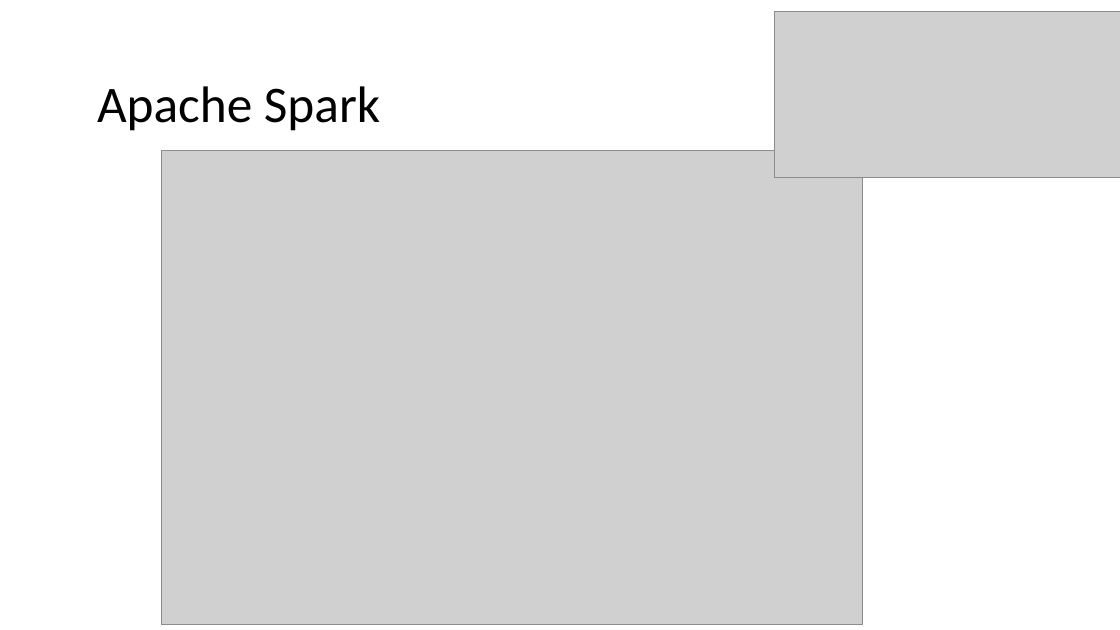
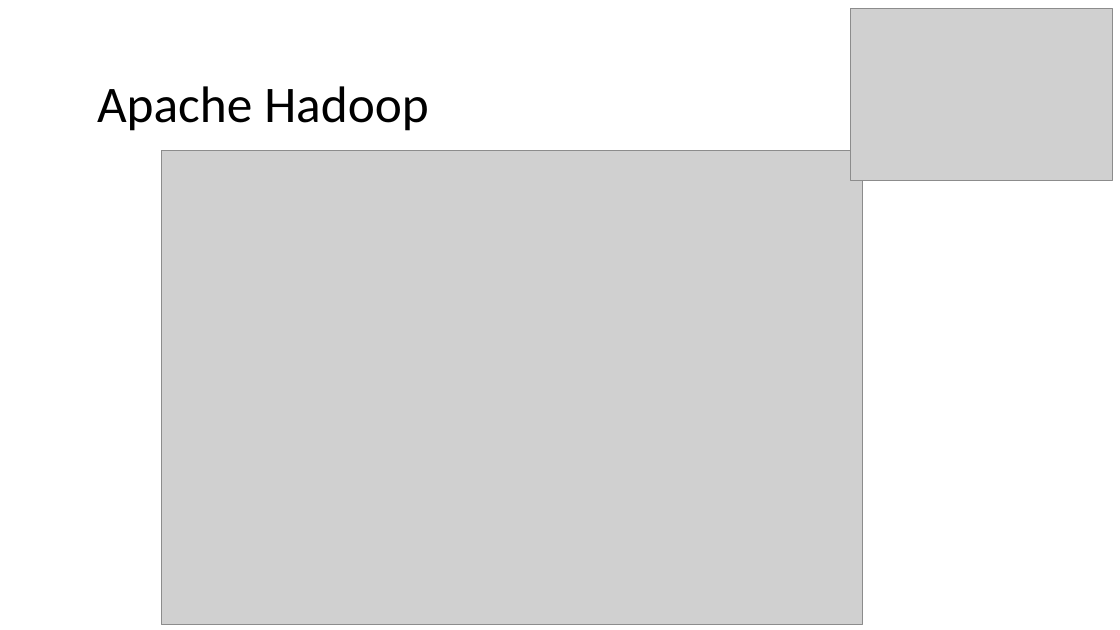
Before and after one commit to motazsaad/Exploratory-Analysis-of-Big-Data, a slide deck: slide 5 of materials/PPT slides/07 EDABDC - Big Data Tools.pptx (slide 7 before the commit). Drawn at 1120x630 pixels with LibreOffice and Linux fonts; fonts in the diff are those of the drawing; grey boxes stand for pictures. Boxes give left, top, right and bottom in pixels: in the first picture for what was removed or moved away, otherwise in the second. Text is boxed around its words. In the diff, an @@ line names an element or a change of style, - is before the commit and + after.

```diff
--- a/materials/PPT slides/07 EDABDC - Big Data Tools.pptx
+++ b/materials/PPT slides/07 EDABDC - Big Data Tools.pptx
@@ picture: place and size @@
-picture at [775,12,1120,177]
+picture at [851,8,1113,180]
@@ text at [97,86,429,131]: text changed @@
-Apache Spark
+Apache Hadoop
```
Also in this commit, not shown: 1 slide added, 1 other file.
